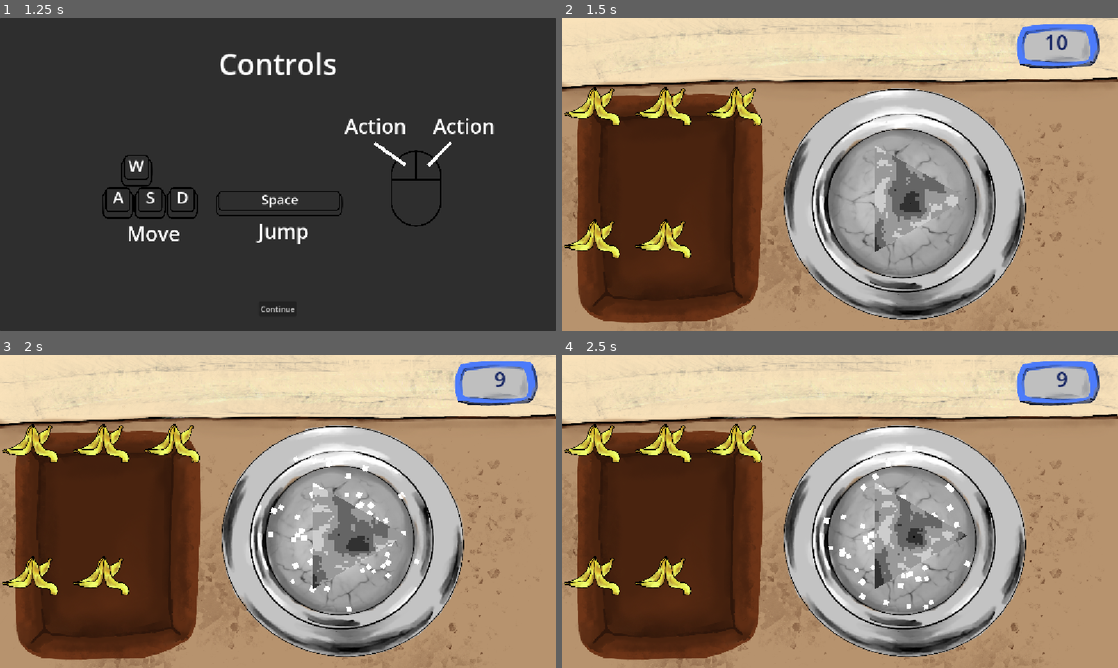
Above: before the commit, frames 1-4 (two rows, left to right).
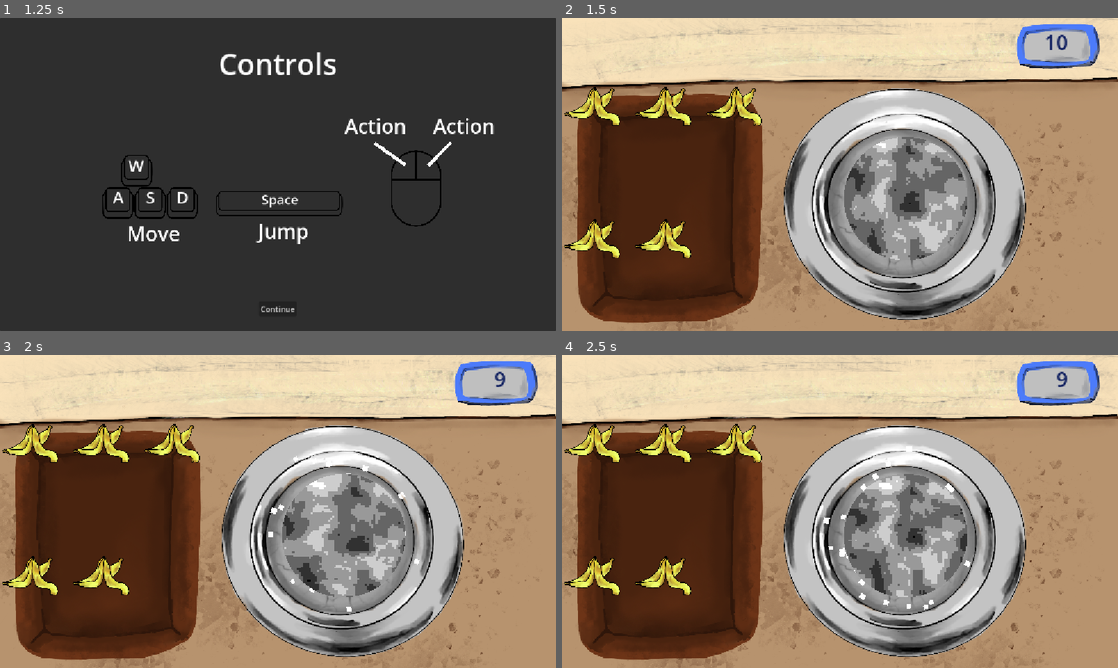
Above: after the commit, the same moments.

Repository: KIT-GameJam/Firework-Craft
Game: Godot game, scene res://gamemanager/gamemanager.tscn
The game is run twice, just before and just after one commit, with the same random seed, the same clock (stepped at 60 frames per second) and the same inputs.
Inputs (mouse positions are in pixels of both pictures, inside the frame that each line leads up to):
- Up to frame 1 (1.25 s): click "Start" at 0.5 s
- Up to frame 2 (1.5 s): click "Continue" at 1.25 s
- Up to frame 3 (2 s): no input
- Up to frame 4 (2.5 s): tap Enter at 2 s; move the mouse to (595, 470) at 2.02 s; hold D (move_right) from 2.03 s (still down); click (595, 470) at 2.17 s

Frame 1 is identical in both runs. In frame 2, 2.7% of the frame differs, in the area x 50-73%, y 38-78%; in frame 3, 2.8%; in frame 4, 3.0%.

Commit message:
fix flask consume

Diff:
--- a/entities/Ingredients/abstractIngredient.gd
+++ b/entities/Ingredients/abstractIngredient.gd
@@ -20,7 +20,7 @@
 			Global.selected_res = self
 		else:
 			active = false
-			Global.selected_res = null
+			#Global.selected_res = null
 			#global_position = origin
 	elif event is InputEventMouseMotion and active:
 		global_position = get_viewport().get_mouse_position() + dif
--- a/entities/Ingredients/banana_ingredient.tscn
+++ b/entities/Ingredients/banana_ingredient.tscn
@@ -1,9 +1,17 @@
-[gd_scene load_steps=3 format=3 uid="uid://bowvutyly8gqu"]
+[gd_scene load_steps=5 format=3 uid="uid://bhnbko3x404ly"]
 
-[ext_resource type="PackedScene" uid="uid://d5ph0vlkp1tu" path="res://entities/Ingredients/abstractIngredient.tscn" id="1_3kl3t"]
+[ext_resource type="PackedScene" uid="uid://d5ph0vlkp1tu" path="res://entities/ingredients/abstractIngredient.tscn" id="1_3kl3t"]
 [ext_resource type="Texture2D" uid="uid://ujbeg51ilnry" path="res://textures/ingredients/banana.png" id="2_5legj"]
+[ext_resource type="Script" uid="uid://dfnp38cb0upof" path="res://entities/ingredients/fireworkResource.gd" id="3_xbs47"]
 
-[node name="AbstractResourceObject" instance=ExtResource("1_3kl3t")]
+[sub_resource type="Resource" id="Resource_5rhu6"]
+script = ExtResource("3_xbs47")
+size_modifier = 1
+color_modifier = 1
+corner_modifier = 1
+metadata/_custom_type_script = "uid://dfnp38cb0upof"
+
+[node name="BananaIngredient" instance=ExtResource("1_3kl3t")]
 anchors_preset = 15
 anchor_right = 1.0
 anchor_bottom = 1.0
@@ -14,3 +22,4 @@
 texture = ExtResource("2_5legj")
 expand_mode = 1
 stretch_mode = 4
+resourceData = SubResource("Resource_5rhu6")
--- a/entities/flask/flask.gd
+++ b/entities/flask/flask.gd
@@ -14,31 +14,36 @@
 var ingredients_in_me := false
 
 func _gui_input(event):
-	if event is InputEventMouseButton and event.button_index == MOUSE_BUTTON_LEFT:
-		if not event.is_released() and ingredients_in_me and not Global.selected_res == null:
+	if event is InputEventMouse:
+		print("input event")
+		print(event.is_released())
+		print(ingredients_in_me)
+		if event.is_released() and ingredients_in_me:
+			print(3)
 			mix_res(Global.selected_res)
+			print("consumed")
+			ingredients_in_me = false;
 			Global.selected_res.queue_free()
 
 func _mouse_entered() -> void:
+	print("entered")
+	print(Global.selected_res)
 	ingredients_in_me = Global.selected_res != null
 
 func _mouse_exited() -> void:
+	print("exited")
 	ingredients_in_me = false
 
 func calc_values() -> void:
 	current_value = current_value + flask_color + flask_size + flask_corners
 
-# to see if it is valid to drop there
-func _can_drop_data(_at_position: Vector2, data: Variant) -> bool:
-	if data is FireworkResource:
-		return true
-	return false
-
 func mix_res(res_abstr: AbstractIngredient) -> void:
+	print(res_abstr)
 	var res = res_abstr.resourceData
 	flask_color += res.color_modifier
 	flask_size = clampi(flask_size + res.size_modifier, 0, MAX_SIZE)
 	flask_corners = clampi(flask_corners + res.corner_modifier, 0, MAX_CORNERS)
+	_update_particle_effect()
 
 func _update_particle_effect():
 	if is_instance_valid(particles):
--- a/entities/flask/flask.tscn
+++ b/entities/flask/flask.tscn
@@ -4,16 +4,13 @@
 [ext_resource type="Texture2D" uid="uid://bephr0yqnx4o1" path="res://textures/flask.png" id="2_3wnpu"]
 [ext_resource type="PackedScene" uid="uid://mr0nop6jx4b2" path="res://entities/flask/particles.tscn" id="3_wa4fi"]
 
-[node name="Flask" type="TextureRect"]
+[node name="Flask" type="TextureRect" node_paths=PackedStringArray("particles")]
 clip_children = 1
-offset_left = 20.0
-offset_top = 20.0
-offset_right = 20.0
-offset_bottom = 20.0
 texture = ExtResource("2_3wnpu")
 expand_mode = 2
 stretch_mode = 4
 script = ExtResource("1_ubm4n")
+particles = NodePath("Particles")
 
 [node name="Particles" parent="." instance=ExtResource("3_wa4fi")]
 layout_mode = 1
@@ -24,6 +21,12 @@
 anchor_bottom = 0.5
 grow_horizontal = 2
 grow_vertical = 2
+flask_corners = 61
+
+[node name="Control" type="Control" parent="."]
+anchors_preset = 0
+offset_right = 40.0
+offset_bottom = 40.0
 
 [connection signal="mouse_entered" from="." to="." method="_mouse_entered"]
 [connection signal="mouse_exited" from="." to="." method="_mouse_exited"]
